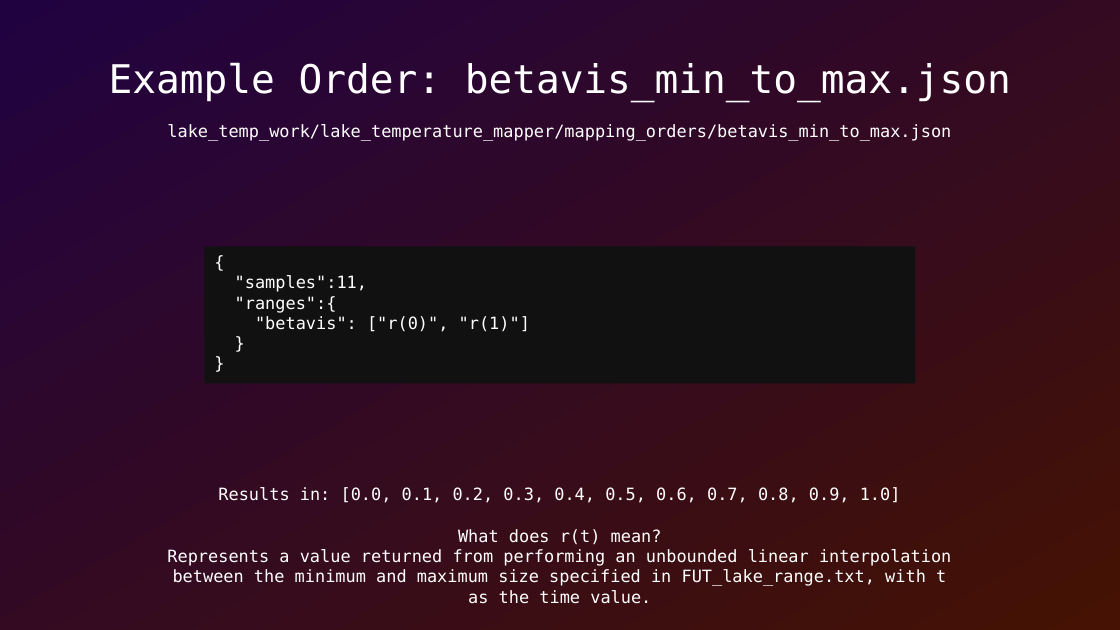
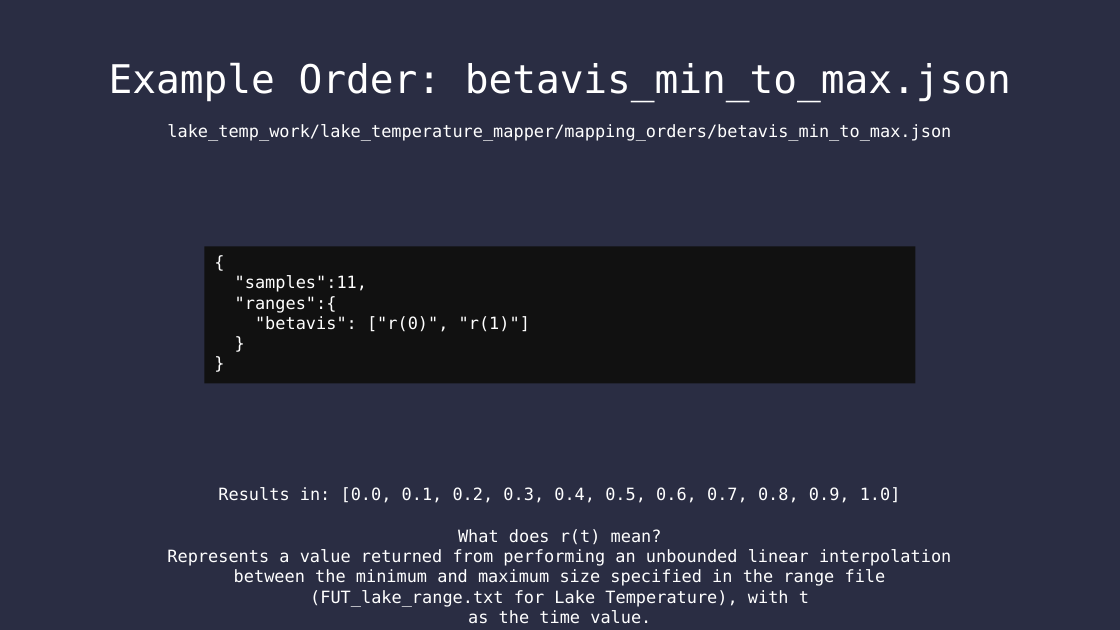
Before and after one commit to SamAllen06/lake_temp_work, a slide deck: slide 22 of documentation/lake_temperature.odp (slide 9 before the commit). Drawn at 1120x630 pixels with LibreOffice and Linux fonts; fonts in the diff are those of the drawing. Boxes give left, top, right and bottom in pixels: in the first picture for what was removed or moved away, otherwise in the second. Text is boxed around its words. In the diff, an @@ line names an element or a change of style, - is before the commit and + after.

```diff
--- a/documentation/lake_temperature.odp
+++ b/documentation/lake_temperature.odp
@@ background gradient #210241 to #451203 to #2A2D43 @@
@@ text at (234, 569, 886, 607): text changed @@
-between the minimum and maximum size specified in FUT_lake_range.txt, with t
+between the minimum and maximum size specified in the range file (FUT_lake_range.txt for Lake Temperature), with t
```
Also in this commit, not shown: 11 other slides changed, 12 slides added, 6 slides removed, 1 other file.
